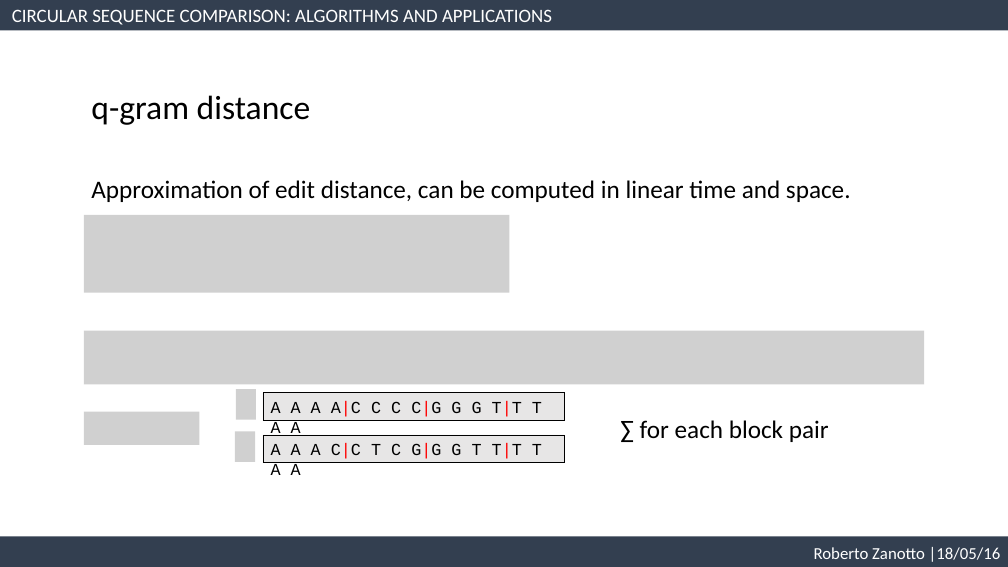
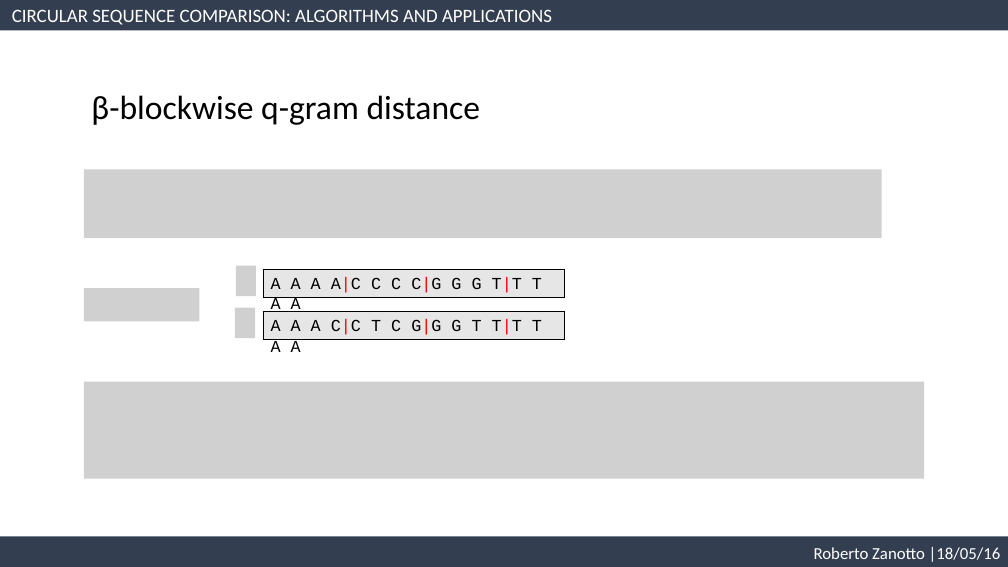
Before and after one commit to robzan8/csc, a slide deck: slide 7 of CircularComparison.pptx (slide 6 before the commit). Drawn at 1008x567 pixels with LibreOffice and Linux fonts; fonts in the diff are those of the drawing; grey boxes stand for pictures. Boxes give left, top, right and bottom in pixels: in the first picture for what was removed or moved away, otherwise in the second. Text is boxed around its words. In the diff, an @@ line names an element or a change of style, - is before the commit and + after.

Commit message:
Expanded a bit on q-gram dist calculation and on saCSC steps.

```diff
--- a/CircularComparison.pptx
+++ b/CircularComparison.pptx
@@ text at (91, 95, 481, 125): text changed @@
-q-gram distance
+β-blockwise q-gram distance
@@ picture added at (84, 169, 882, 238) @@
@@ text removed at (91, 180, 851, 202) @@
-Approximation of edit distance, can be computed in linear time and space.
@@ picture removed at (84, 215, 510, 293) @@
@@ picture added at (236, 265, 256, 296) @@
@@ rectangle "A A A A|C C ...": place and size @@
-rectangle "A A A A|C C ..." at (263, 393, 564, 421)
+rectangle "A A A A|C C ..." at (263, 269, 564, 297)
@@ picture added at (84, 288, 200, 321) @@
@@ picture added at (235, 308, 256, 338) @@
@@ rectangle "A A A C|C T ...": place and size @@
-rectangle "A A A C|C T ..." at (263, 435, 564, 463)
+rectangle "A A A C|C T ..." at (263, 312, 564, 340)
@@ picture removed at (84, 330, 924, 384) @@
@@ picture added at (84, 382, 924, 479) @@
@@ picture removed at (236, 389, 256, 420) @@
@@ picture removed at (84, 412, 200, 445) @@
@@ picture removed at (235, 432, 256, 462) @@
@@ text removed at (640, 420, 829, 442) @@
-∑ for each block pair
```
Also in this commit, not shown: 2 other slides changed, 2 slides added, 3 other files.
